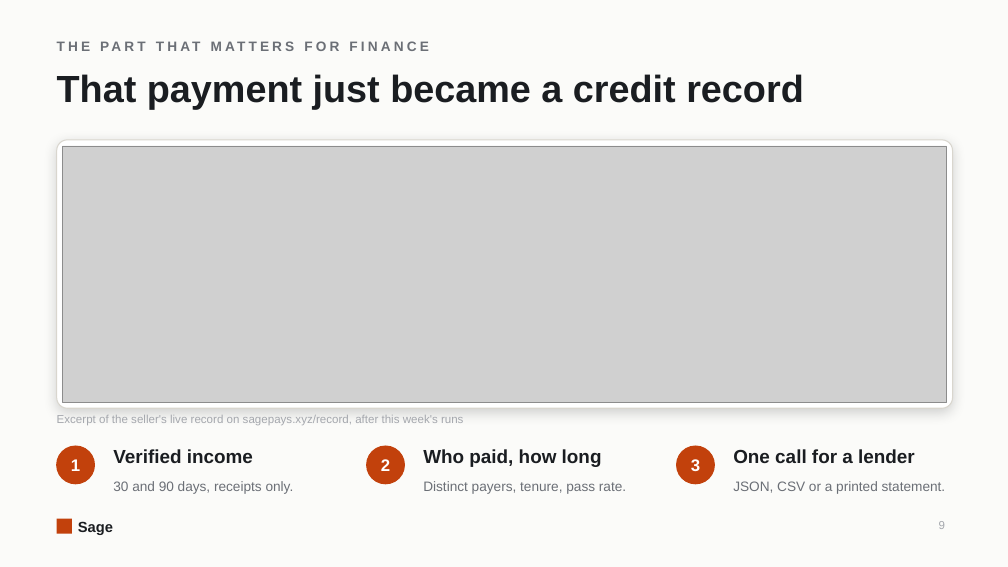
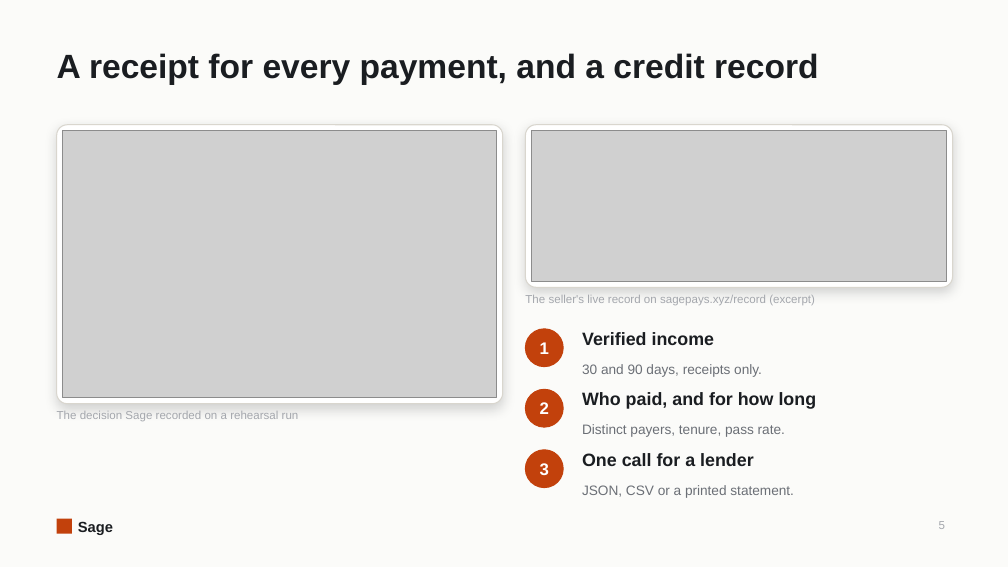
Before and after one commit to shariqazeem/sage, a slide deck: slide 5 of docs/fc/demo-day/Sage-DemoDay.pptx (slide 9 before the commit). Drawn at 1008x567 pixels with LibreOffice and Linux fonts; fonts in the diff are those of the drawing; grey boxes stand for pictures. Boxes give left, top, right and bottom in pixels: in the first picture for what was removed or moved away, otherwise in the second. Text is boxed around its words. In the diff, an @@ line names an element or a change of style, - is before the commit and + after.

```diff
--- a/docs/fc/demo-day/Sage-DemoDay.pptx
+++ b/docs/fc/demo-day/Sage-DemoDay.pptx
@@ text at box(57, 53, 819, 85): text changed; size 36 to 32 pt @@
-That payment just became a credit record
+A receipt for every payment, and a credit record
@@ text removed at box(57, 38, 662, 64) @@
-THE PART THAT MATTERS FOR FINANCE
@@ rounded rectangle: place and size @@
-rounded rectangle at box(57, 140, 953, 408)
+rounded rectangle at box(57, 125, 503, 404)
@@ rounded rectangle at box(57, 125, 503, 404): proportions changed @@
@@ picture added at box(63, 131, 497, 398) @@
@@ rounded rectangle added at box(526, 125, 953, 287), fill #FFFFFF, outline #D9D6CE 1 pt @@
@@ picture: place and size @@
-picture at box(63, 146, 947, 402)
+picture at box(532, 131, 947, 281)
@@ text at box(525, 295, 815, 305): text changed @@
-Excerpt of the seller's live record on sagepays.xyz/record, after this week's runs
+The seller's live record on sagepays.xyz/record (excerpt)
@@ text "1": place and size @@
-text "1" at box(71, 459, 80, 471)
+text "1" at box(540, 342, 549, 354)
@@ ellipse: place and size @@
-ellipse at box(57, 446, 95, 484)
+ellipse at box(526, 329, 563, 367)
@@ text "Verified income" at box(582, 332, 715, 345): size 18 to 17 pt @@
@@ text "Verified income": place and size @@
-text "Verified income" at box(113, 449, 253, 463)
+text "Verified income" at box(582, 332, 715, 345)
@@ text "2": place and size @@
-text "2" at box(381, 459, 390, 471)
+text "2" at box(540, 402, 549, 414)
@@ ellipse: place and size @@
-ellipse at box(367, 446, 405, 484)
+ellipse at box(526, 389, 563, 427)
@@ text "30 and 90 days, receipts ...": place and size @@
-text "30 and 90 days, receipts ..." at box(113, 481, 294, 494)
+text "30 and 90 days, receipts ..." at box(582, 364, 762, 377)
@@ text added at box(57, 411, 299, 421), 11 pt, text #A4A7AD @@
+The decision Sage recorded on a rehearsal run
@@ text at box(582, 392, 817, 409): text changed; size 18 to 17 pt @@
-Who paid, how long
+Who paid, and for how long
@@ text "One call for a lender": place and size @@
-text "One call for a lender" at box(733, 449, 915, 463)
+text "One call for a lender" at box(582, 453, 754, 466)
@@ text "One call for a lender" at box(582, 453, 754, 466): size 18 to 17 pt @@
@@ text "Distinct payers, tenure, pass rate.": place and size @@
-text "Distinct payers, tenure, pass rate." at box(423, 481, 626, 494)
+text "Distinct payers, tenure, pass rate." at box(582, 424, 785, 437)
@@ text "3": place and size @@
-text "3" at box(691, 459, 700, 471)
+text "3" at box(540, 463, 549, 475)
@@ ellipse: place and size @@
-ellipse at box(677, 446, 715, 484)
+ellipse at box(526, 450, 563, 488)
@@ text "JSON, CSV or a printed ...": place and size @@
-text "JSON, CSV or a printed ..." at box(733, 481, 946, 494)
+text "JSON, CSV or a printed ..." at box(582, 485, 794, 498)
```
Also in this commit, not shown: 4 other slides changed, 5 slides removed, 8 other files.
